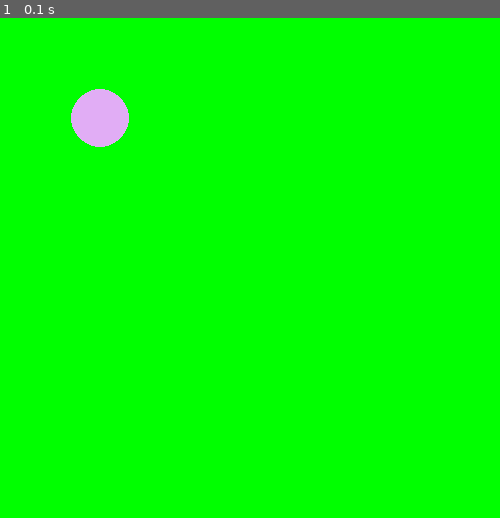
Above: before the commit, frame 1.
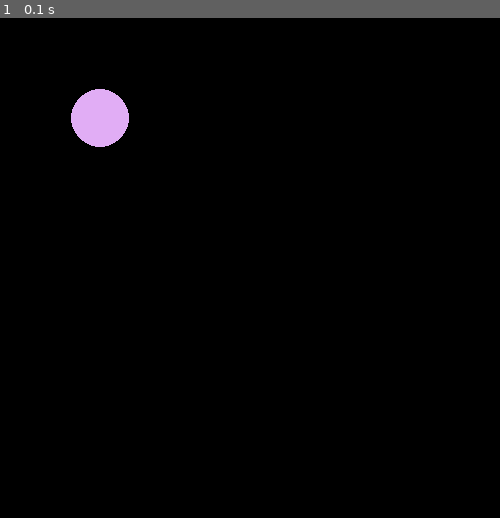
Above: after the commit, the same moment.

Repository: sagieppel/PyGame-Toturial
Game: pygame game, started from Lesson3.py
Two runs of this game, one before a commit and one after it. Both use one fixed random seed, a clock stepped at 60 frames per second and the inputs below.
Inputs:
- Up to frame 1 (0.1 s): no input

The runs differ from the first frame. In frame 1, 99% of the frame differs, in the area x 0-100%, y 0-100%.

Commit message:
Update Lesson3.py

Diff:
--- a/Lesson3.py
+++ b/Lesson3.py
@@ -22,9 +22,10 @@
 circle=createcircle(100,100)
 
 #----------------------------Main loop--------------------------------------------------------------------
-for i in range(1000000):
-  #pygame.event.get()
+for i in range(10000000):
+  #pygame.event.get() # Get user input
   #x,y = pygame.mouse.get_pos() # Get position of the mouse
-  pygame.Surface.fill(screen,(0,255,0))
+  pygame.Surface.fill(screen,(0,0,0)) # Fill screen
   drawcircle(circle)
+  pygame.time.delay(10) # Wait 10 milli second
   pygame.display.update()
